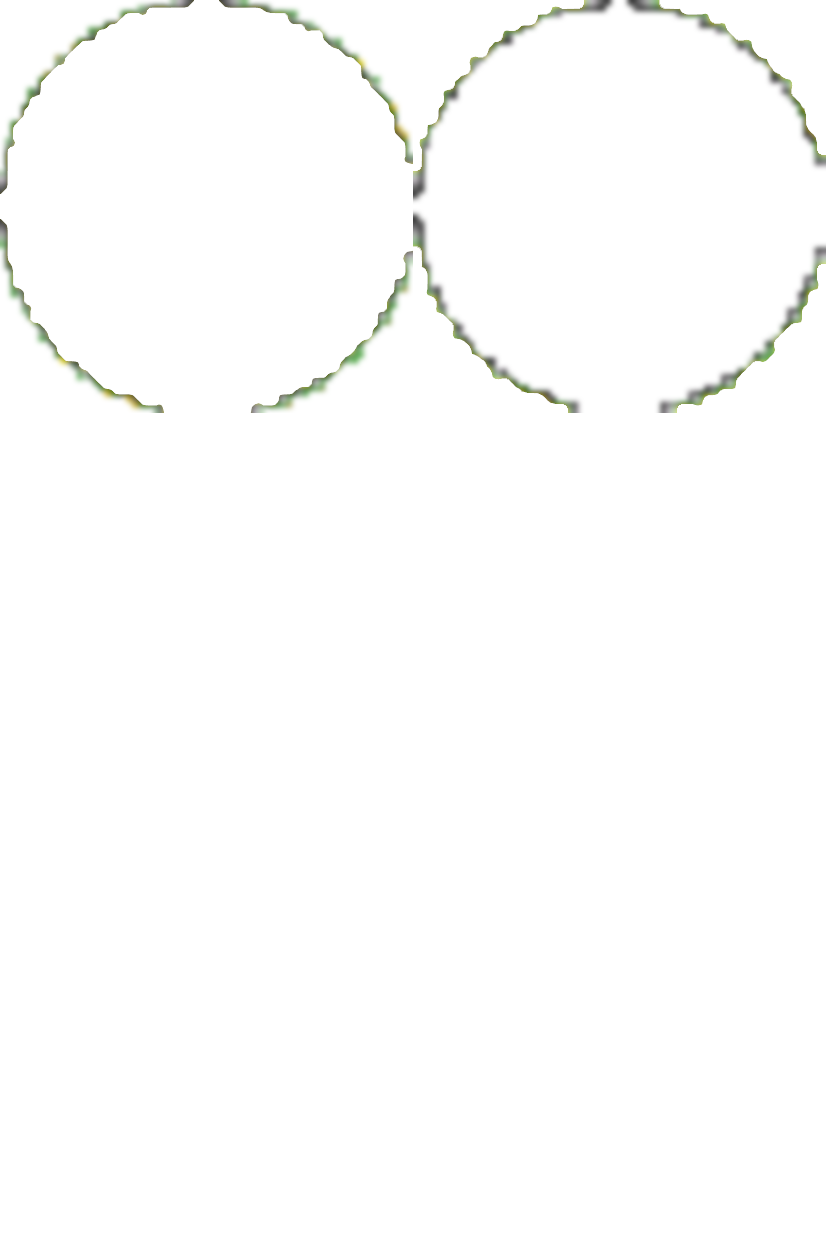
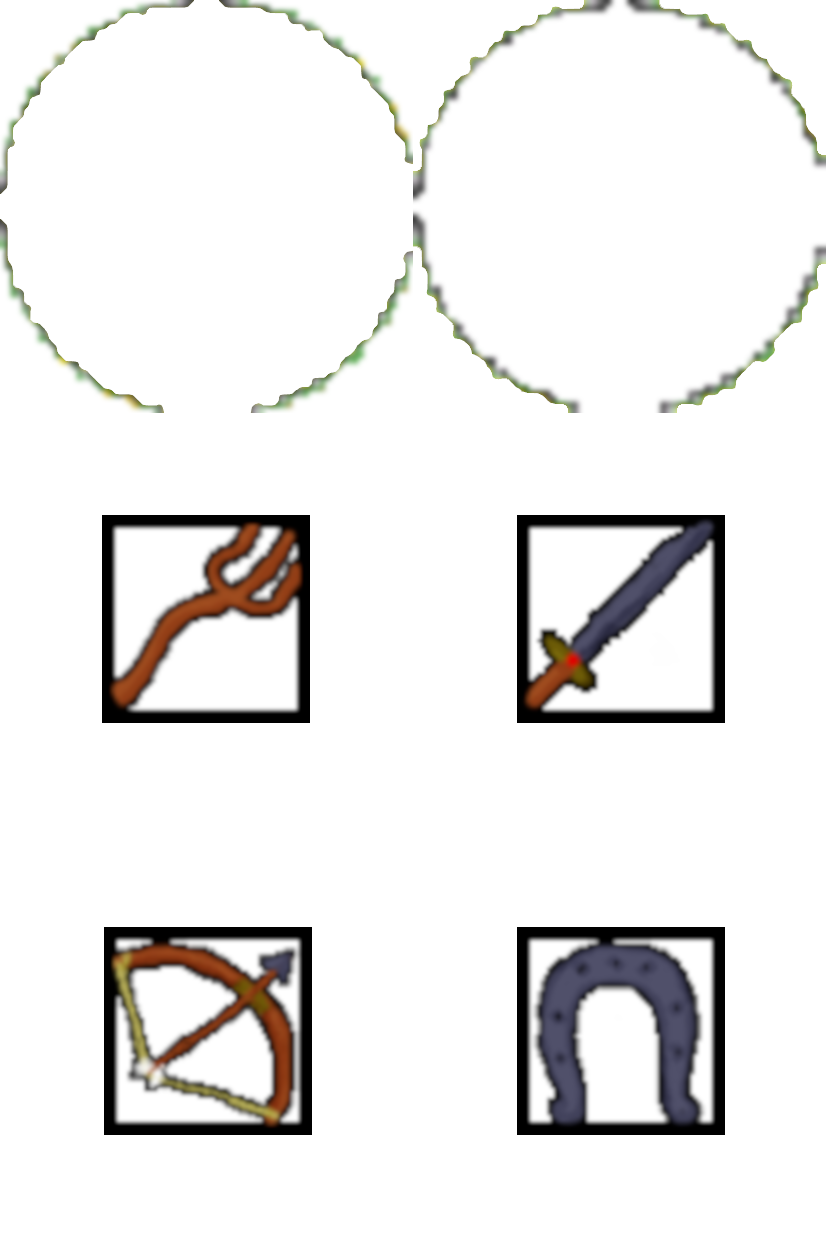
The second 826x1239 image is a revision of the first. Changes to its layers:
added layer "Icono T4 Caballero.png" above "Icono T3 Arquero.png" over <box>517,927,725,1135</box>
added layer "Icono T3 Arquero.png" above "Icono T2 Soldado.png" over <box>104,927,312,1135</box>
added layer "Icono T2 Soldado.png" above "Icono T1 Leva.png" over <box>517,515,725,723</box>
added layer "Icono T1 Leva.png" above "Fondo" over <box>102,515,310,723</box>
